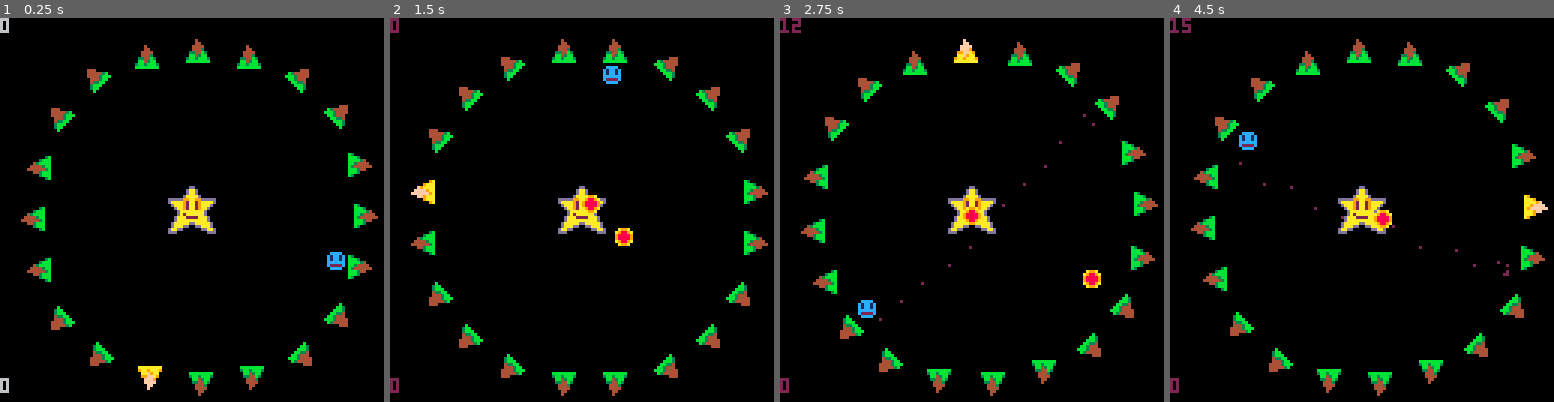
Above: before the commit, frames 1-4 (left to right).
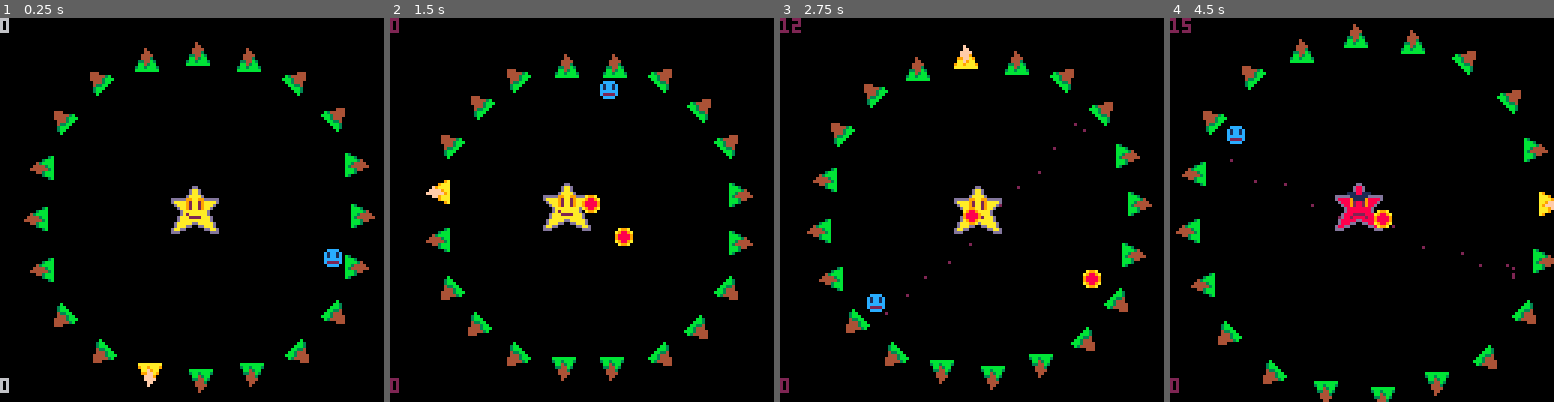
Above: after the commit, the same moments.

Repository: admiralento/pico8wolfertbrothers
Game: PICO-8 cartridge stuckinloop.p8
Same seed, same stepped clock (60 frames per second), same inputs: the game is played once before the commit and once after it.
Inputs:
- Up to frame 1 (0.25 s): no input
- Up to frame 2 (1.5 s): tap X (X key) at 0.33, 1.07 s; tap O (Z key) at 0.7 s
- Up to frame 3 (2.75 s): hold Right 1.6-2.1 s; tap O (Z key) at 1.7, 2.1, 2.5 s; tap X (X key) at 1.85 s; hold Up 2.15-2.42 s; hold Right from 2.47 s (still down)
- Up to frame 4 (4.5 s): tap O (Z key) every 0.4 s from 2.9 to 4.1 s; tap X (X key) at 2.97, 4.08 s; release Right at 3.03 s; hold Left 3.08-3.58 s; hold Down 3.63-3.97 s; hold Right from 4.02 s (still down)

The runs differ from the first frame. In frame 1, 4.6% of the frame differs, in the area x 5-99%, y 5-99%; in frame 2, 9.7%; in frame 3, 7.5%; in frame 4, 9.6%.

Commit message:
added boss ai

Diff:
--- a/stuckinloop.p8
+++ b/stuckinloop.p8
@@ -78,9 +78,15 @@
 end
 
 function make_boss()
- b = make_actor(spr_boss,128/2-8,128/2-8,2,2)
+ b = make_actor(spr_boss,cx-8,cy-8,2,2)
  b.state = "static"
- return p
+ b.action = "static"
+ b.frames = 0
+ b.fullFrameCnt = 0
+ b.cycles = 0
+ b.cachex = 0
+ b.cachey = 0
+ return b
 end
 
 
@@ -119,7 +125,7 @@
 
 function _update60()
  angle += 0.0005
- place_platforms_circle(cx,cy,56,sin(angle))
+ place_platforms_circle(cx,cy,56+5*sin(angle*5),sin(angle))
 
 
  if ((angle / 0.0005) % 20 == 0) then
@@ -129,6 +135,7 @@
 
 	get_user_input()
 	update_player()
+ update_boss()
 	update_platform_spr()
 	move_dynamics()
 
@@ -282,6 +289,56 @@
   end
  end
 end
+
+function update_boss()
+ if (boss.state == "static") then
+  if (boss.action == "floating") then
+   boss.s = 14
+   boss.x += 0.2*cos(boss.frames/boss.maxFrameCnt)
+   boss.y += 0.2*cos(2*boss.frames/boss.maxFrameCnt)
+   if (move_to_next_frame()) then retrieve_next_action() end
+  elseif (boss.action == "mad") then
+   boss.s = 46
+   boss.x += cos(boss.frames/boss.maxFrameCnt)
+   boss.frames -= 1
+   if (move_to_next_frame()) then retrieve_next_action() end
+  else
+   retrieve_next_action()
+  end
+ end
+end
+
+function move_to_next_frame()
+ --returns true if cycles are complete
+ boss.frames -= 1
+ if (boss.frames <= 0) then
+  boss.x = boss.cachex
+  boss.y = boss.cachey
+  if (boss.cycles <= 0) then
+   return true
+  else
+   boss.cycles -= 1
+   boss.frames = boss.maxFrameCnt
+  end
+ end
+ return false
+end
+
+function retrieve_next_action()
+ sfx(2)
+ local r = ceil(rnd(2))
+ if (r == 1) then set_boss_action("floating",120,1) end
+ if (r == 2) then set_boss_action("mad",3,10) end
+end
+
+function set_boss_action(action, maxFrameCnt, cycles)
+ boss.action = action
+ boss.maxFrameCnt = maxFrameCnt
+ boss.cycles = cycles
+ boss.cachex = boss.x
+ boss.cachey = boss.y
+end
+
 -->8
 --render
 
@@ -401,16 +458,26 @@
 000000000a9889a00000000000000000000000000000000000000000000000000000000000000000000000000000000000000000000000000daaadd00ddaaad0
 0000000000a99a00000000000000000000000000000000000000000000000000000000000000000000000000000000000000000000000000daadd000000ddaad
 0000000000000000000000000000000000000000000000000000000000000000000000000000000000000000000000000000000000000000ddd0000000000ddd
-00000000000000000000000000000000000000000000000000000000000000000000000000000000000000000000000000000000000000000000000000000000
-0000000000cccc0000eeee0000000000000000000000000000000000000000000000000000000000000000000000000000000000000000000000000000000000
-000000000c1cc1c00e1ee1e000000000000000000000000000000000000000000000000000000000000000000000000000000000000000000000000000000000
-000000000c1cc1c00e1ee1e000000000000000000000000000000000000000000000000000000000000000000000000000000000000000000000000000000000
-000000000cccccc00eeeeee000000000000000000000000000000000000000000000000000000000000000000000000000000000000000000000000000000000
-000000000c2222c00e2222e000000000000000000000000000000000000000000000000000000000000000000000000000000000000000000000000000000000
-0000000000cccc0000eeee0000000000000000000000000000000000000000000000000000000000000000000000000000000000000000000000000000000000
+00000000000000000000000000000000000000000000000000000000000000000000000000000000000000000000000000000000000000000000000dd0000000
+0000000000cccc0000eeee000000000000000000000000000000000000000000000000000000000000000000000000000000000000000000000000d88d000000
+000000000c1cc1c00e1ee1e00000000000000000000000000000000000000000000000000000000000000000000000000000000000000000000000d88d000000
+000000000c1cc1c00e1ee1e000000000000000000000000000000000000000000000000000000000000000000000000000000000000000000000111881110000
+000000000cccccc00eeeeee00000000000000000000000000000000000000000000000000000000000000000000000000000000000000000ddddd111111ddddd
+000000000c2222c00e2222e00000000000000000000000000000000000000000000000000000000000000000000000000000000000000000d88889111198888d
+0000000000cccc0000eeee0000000000000000000000000000000000000000000000000000000000000000000000000000000000000000000d888928829888d0
+000000000000000000000000000000000000000000000000000000000000000000000000000000000000000000000000000000000000000000d8892882988d00
+0000000000000000000000000000000000000000000000000000000000000000000000000000000000000000000000000000000000000000000d88888888d000
+0000000000000000000000000000000000000000000000000000000000000000000000000000000000000000000000000000000000000000000d88888888d000
+000000000000000000000000000000000000000000000000000000000000000000000000000000000000000000000000000000000000000000d8882222888d00
+000000000000000000000000000000000000000000000000000000000000000000000000000000000000000000000000000000000000000000d8828888288d00
+00000000000000000000000000000000000000000000000000000000000000000000000000000000000000000000000000000000000000000d88888dd88888d0
+00000000000000000000000000000000000000000000000000000000000000000000000000000000000000000000000000000000000000000d888dd00dd888d0
+0000000000000000000000000000000000000000000000000000000000000000000000000000000000000000000000000000000000000000d88dd000000dd88d
+0000000000000000000000000000000000000000000000000000000000000000000000000000000000000000000000000000000000000000ddd0000000000ddd
 __gff__
 0000010000010000000000000000000000000000000000000000000000000000000000000000000000000000000000000000000000000000000000000000000000000000000000000000000000000000000000000000000000000000000000000000000000000000000000000000000000000000000000000000000000000000
 0000000000000000000000000000000000000000000000000000000000000000000000000000000000000000000000000000000000000000000000000000000000000000000000000000000000000000000000000000000000000000000000000000000000000000000000000000000000000000000000000000000000000000
 
 
 
+
Not shown, changed: the sound effects (__sfx__) section of stuckinloop.p8
